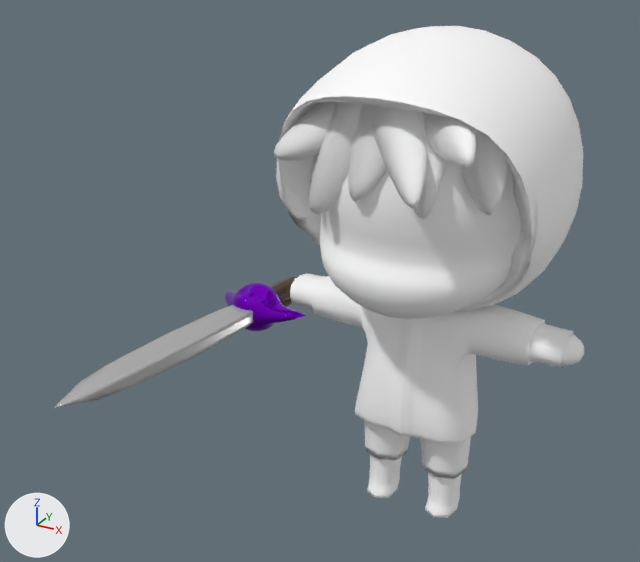
An edit to the FBX model Assets/Animations/ZendAnimations/HeavySwing.fbx, drawn before and after from the same camera.
Camera for both pictures: a 50 mm camera at (0.736, -1.932, 1.521) aimed at (-0.194, -0.242, 0.676). The lights are fixed; the arrows at lower left show +X, +Y and +Z. Where no turn or scale is listed for an object, it has been applied to the vertices. Vertices at the same position are counted once.

In view in the first picture: 'Body', 'Hair', 'demonSword1'.
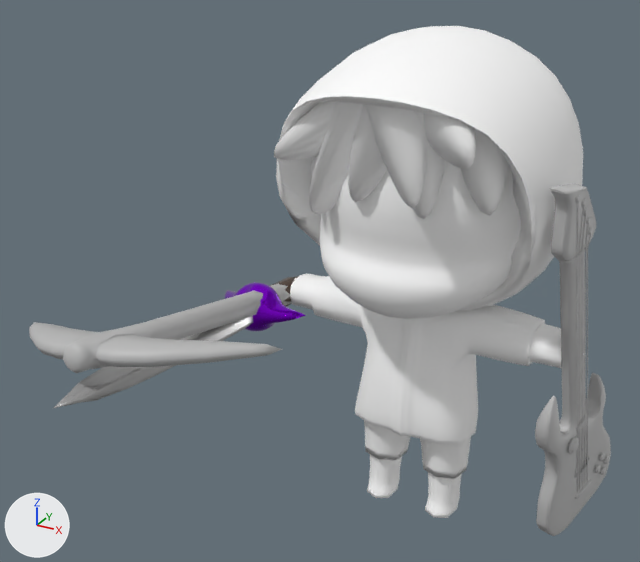
Location of each change, [x1, y1, x2, y2] in pixels of the pictures (640 x 562 px):
'pCube4', added
    after: [535, 184, 611, 536]
'PickAxe:pCube1', added
    after: [29, 283, 292, 373]
part 1 of me_mesh_001, shading changed
    both: [274, 102, 509, 219]

Patch to the scene script:
```diff
--- a/Assets/Animations/ZendAnimations/HeavySwing.fbx.py
+++ b/Assets/Animations/ZendAnimations/HeavySwing.fbx.py
@@ mat_lambert1 @@
+mat_lambert1 = principled_material('lambert1')
+mat_lambert1.base_color = (0.5, 0.5, 0.5)  # grey #bcbcbc
@@ mat_lambert2 @@
+mat_lambert2 = principled_material('lambert2')
+mat_lambert2.base_color = (0.5, 0.5, 0.5)  # grey #bcbcbc
@@ me_mesh_001 @@
 me_mesh_001.from_pydata(...)  # 776 vertices, 704 faces; spans x -0.196..0.305, y -0.403..-0.062, z 0.868..1.197
 # used by ob_hair; location = (-0.068, -0.008, 0.0)
+# me_mesh_001 part 1: edges marked sharp go from 0 to 128
 me_mesh_001.materials.append(mat_material)
@@ me_mesh_002_1 @@
+me_mesh_002_1.from_pydata(...)  # 246 vertices, 244 faces; spans x -0.37..0.334, y -0.417..0.417, z -0.104..0.11
+me_mesh_002_1.materials.append(mat_lambert1)  # grey #bcbcbc
@@ me_mesh_1 @@
+me_mesh_1.from_pydata(...)  # 7052 vertices, 7016 faces; spans x -0.061..0.077, y -0.185..0.262, z -0.512..0.469
+me_mesh_1.materials.append(mat_lambert2)  # grey #bcbcbc
@@ ob_pickaxe_pcube1 @@
+ob_pickaxe_pcube1 = bpy.data.objects.new('PickAxe:pCube1', me_mesh_002_1)
+ob_pickaxe_pcube1.location = (-0.407, -0.407, 0.601)
@@ ob_pcube4 @@
+ob_pcube4 = bpy.data.objects.new('pCube4', me_mesh_1)
+ob_pcube4.location = (0.386, -0.07, 0.519)
```
